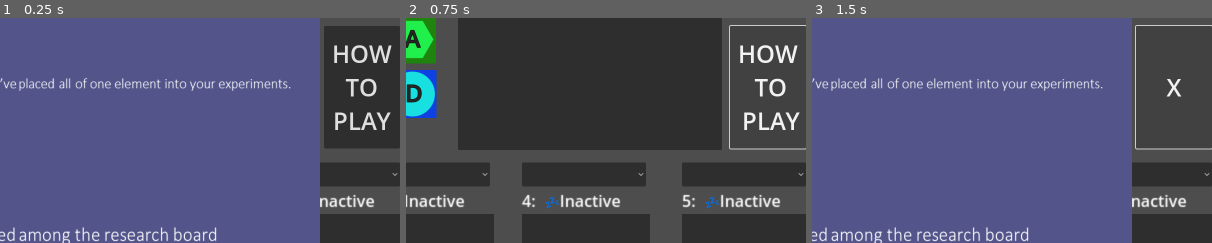
Above: before the commit, frames 1-3 (left to right).
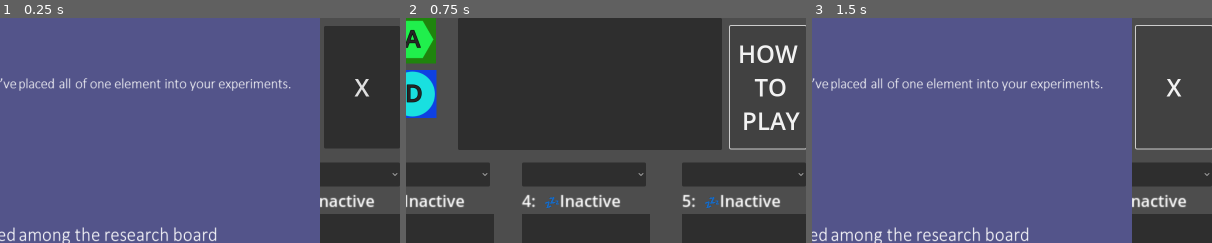
Above: after the commit, the same moments.

Repository: ninjacreeper47/Meriam-s-Trial
Game: Godot game, scene res://main.tscn
Two runs of this game, one before a commit and one after it. Both use one fixed random seed, a clock stepped at 60 frames per second and the inputs below.
Inputs:
- Up to frame 1 (0.25 s): no input
- Up to frame 2 (0.75 s): click "HOW TO PLAY" (after the commit: "X") at 0.5 s
- Up to frame 3 (1.5 s): click "HOW TO PLAY" at 1.25 s
The pictures show only the part of the screen within x 48-98%, y 0-50%; the shares and areas given below are measured in that part.

The runs differ from the first frame. In frame 1, 1.3% of the frame differs, in the area x 83-98%, y 12-50%; in frame 2, nothing differs; in frame 3, nothing differs.

Commit message:
fixed how to play slides not loading in build

Diff:
--- a/howtoplay.gd
+++ b/howtoplay.gd
@@ -1,7 +1,7 @@
 extends TextureRect
 
 var slide_num = 1
-var instructions_path = "res://Assets/How to Play/Instructions/Slide%s.png"
+var instructions_path = "res://Assets/How to Play/Instructions/Slide%s.PNG"
 # Called when the node enters the scene tree for the first time.
 func _ready():
 	pass # Replace with function body.
--- a/main.tscn
+++ b/main.tscn
@@ -307,9 +307,7 @@
 offset_right = 776.0
 offset_bottom = -189.0
 theme_override_font_sizes/font_size = 48
-text = "HOW
-TO
-PLAY"
+text = "X"
 script = ExtResource("13_uul6k")
 instructions = NodePath("../../Instructions")
 
